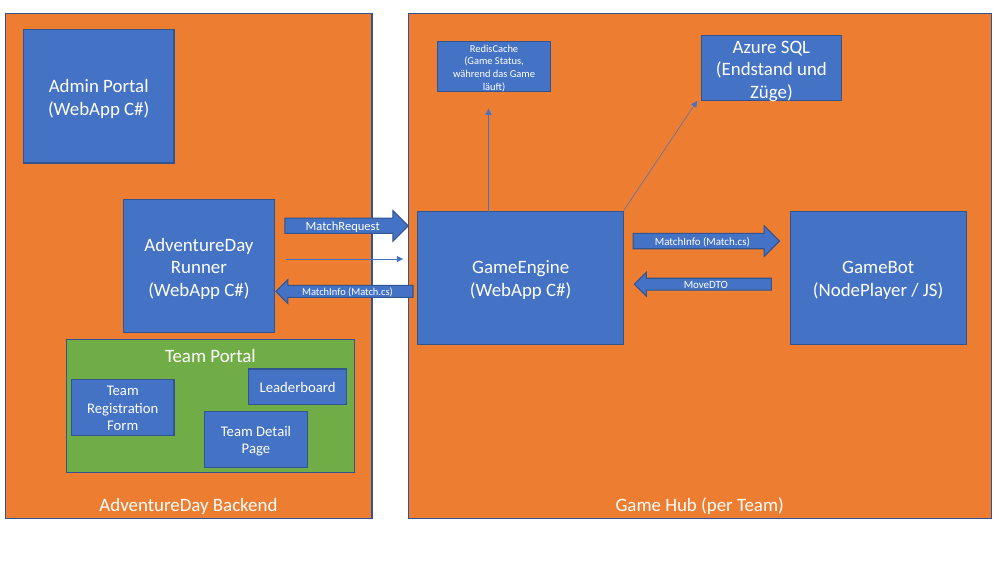
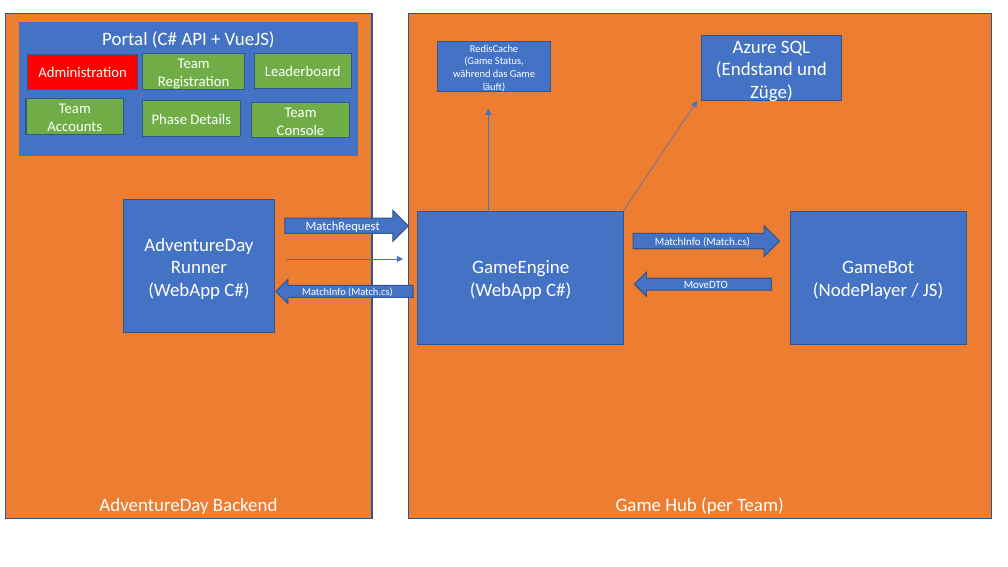
Before and after one commit to andrehe001/aad-coach, a slide deck: slide 2 of docs/AzureGameDay_ArcSketch.pptx. Drawn at 1008x567 pixels with LibreOffice and Linux fonts; fonts in the diff are those of the drawing. Boxes give left, top, right and bottom in pixels: in the first picture for what was removed or moved away, otherwise in the second. Text is boxed around its words. In the diff, an @@ line names an element or a change of style, - is before the commit and + after.

```diff
--- a/docs/AzureGameDay_ArcSketch.pptx
+++ b/docs/AzureGameDay_ArcSketch.pptx
@@ rectangle "Portal (C# API + VueJS)": place and size @@
-rectangle "Portal (C# API + VueJS)" at (67,340,355,473)
+rectangle "Portal (C# API + VueJS)" at (20,23,358,156)
@@ rectangle "Portal (C# API + VueJS)" at (20,23,358,156): fill #70AD47 to #4472C4; outline #325491 1 pt to #4472C4 1 pt @@
@@ rectangle removed at (23,30,174,163) @@
-Admin Portal
-(WebApp C#)
@@ rectangle added at (27,54,138,90), fill #FF0000, outline #325491 1 pt, 14 pt, text #FFFFFF @@
+Administration
@@ text in rectangle at (102,31,275,48): text changed @@
-Team Portal
+Portal (C# API + VueJS)
@@ rectangle "Team Registration": place and size @@
-rectangle "Team Registration" at (72,379,175,435)
+rectangle "Team Registration" at (142,54,245,89)
@@ text in rectangle at (158,58,229,90): text changed @@
-Team Registration Form
+Team Registration
@@ rectangle "Leaderboard": place and size @@
-rectangle "Leaderboard" at (249,369,346,405)
+rectangle "Leaderboard" at (254,53,352,88)
@@ rectangle added at (26,99,123,135), fill #70AD47, outline #325491 1 pt, 14 pt, text #FFFFFF @@
+Team Accounts
@@ rectangle added at (143,101,240,136), fill #70AD47, outline #325491 1 pt, 14 pt, text #FFFFFF @@
+Phase Details
@@ fill #4472C4 to #70AD47 in 3 elements at (254,53,352,88), (142,54,245,89), (252,103,349,138) @@
@@ rectangle "Team Console": place and size @@
-rectangle "Team Console" at (205,411,308,467)
+rectangle "Team Console" at (252,103,349,138)
@@ text in rectangle at (277,107,325,139): text changed @@
-Team Detail Page
+Team Console
```
Also in this commit, not shown: 44 other files.
